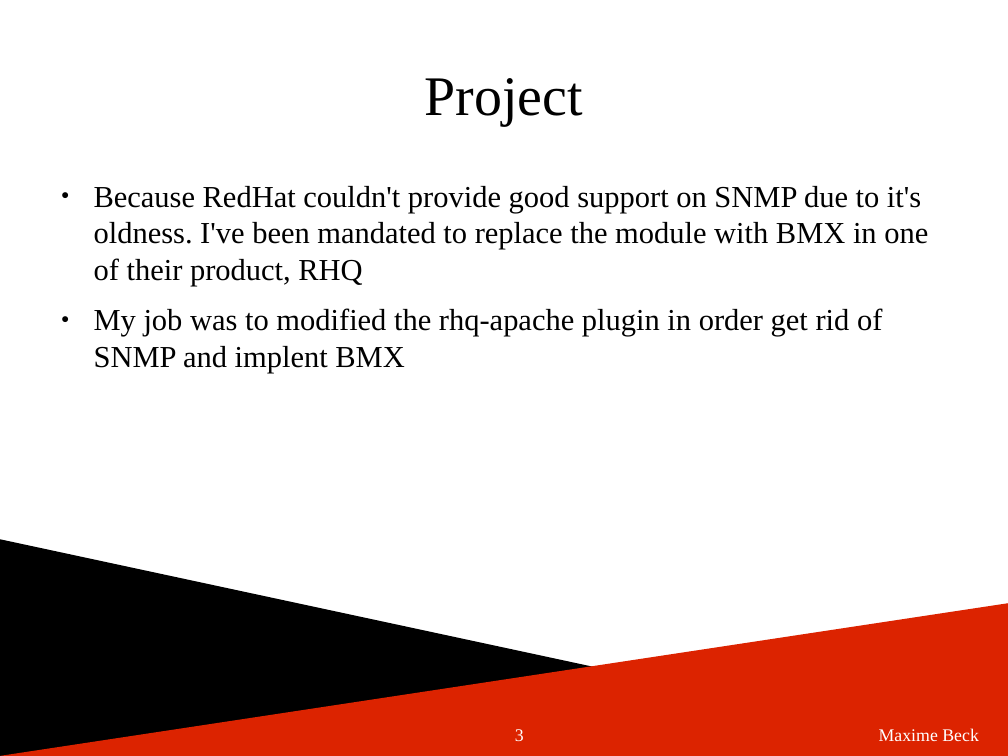
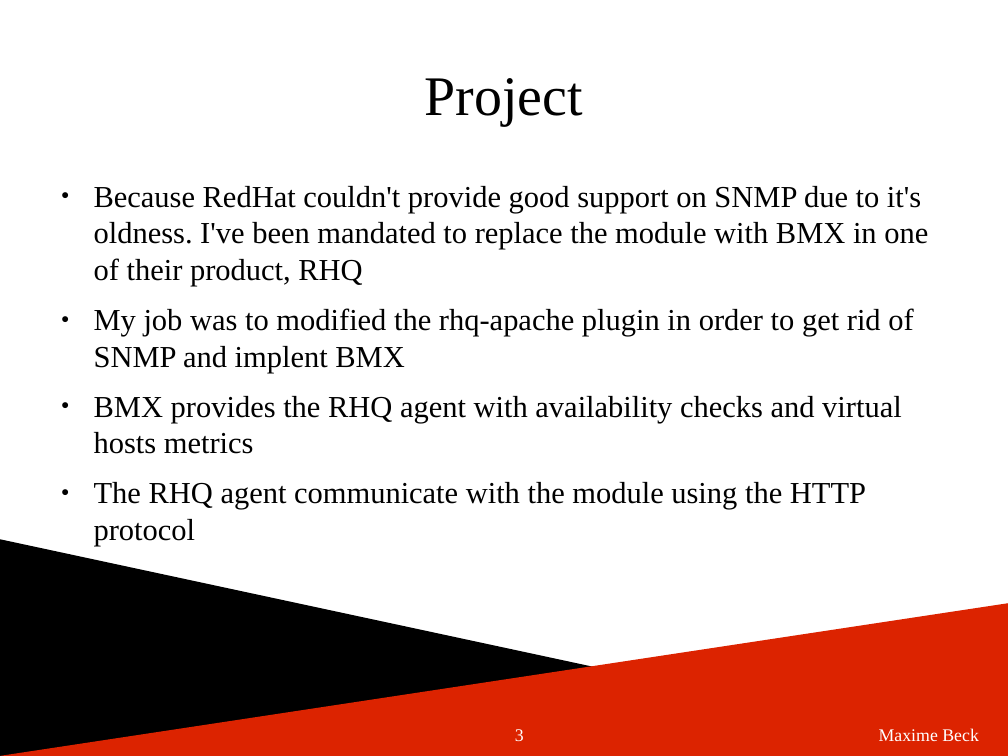
Before and after one commit to maximebeck/rhq-apache, a slide deck: slide 3 of my_work.odp. Drawn at 1008x756 pixels with LibreOffice and Linux fonts; fonts in the diff are those of the drawing; background and template pictures are left out. Boxes give left, top, right and bottom in pixels: in the first picture for what was removed or moved away, otherwise in the second. Text is boxed around its words. In the diff, an @@ line names an element or a change of style, - is before the commit and + after.

```diff
--- a/my_work.odp
+++ b/my_work.odp
@@ text at [94,308,913,546]: text changed @@
-● My job was to modified the rhq-apache plugin in order get rid of SNMP and implent BMX
+● My job was to modified the rhq-apache plugin in order to get rid of SNMP and implent BMX
+● BMX provides the RHQ agent with availability checks and virtual hosts metrics
+● The RHQ agent communicate with the module using the HTTP protocol
```
Also in this commit, not shown: 2 other slides changed.
